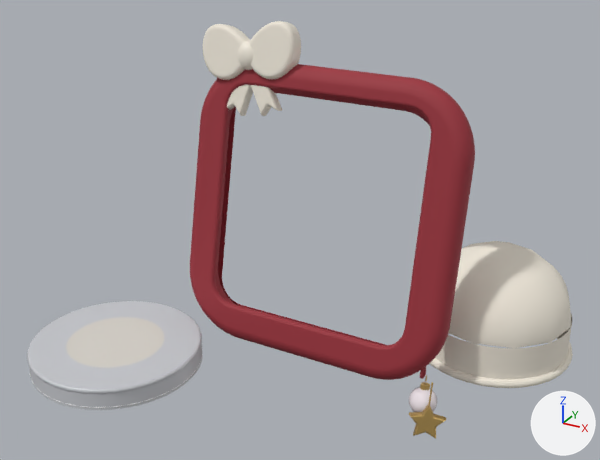
An edit to the glTF model src/lab/ar/holly.glb, drawn before and after from the same camera.
The view is the same before and after, from a 50 mm camera at (0.2, -0.385, 0.267) aimed at (-0.005, -0.013, 0.081). Arrows for +X, +Y and +Z are at lower right; the lights stay in place. The first picture is the older version. Where no turn or scale is listed for an object, it has been applied to the vertices.

Script lines for the objects in view, before the commit:
```python
ob_mesh_16 = bpy.data.objects.new('Mesh_16', me_mesh_16)
ob_mesh_16.location = (0.092, 0.052, 0.025)
ob_mesh_19 = bpy.data.objects.new('Mesh_19', me_mesh_19)
ob_mesh_19.location = (-0.096, -0.07, 0.0058)
ob_mesh_20 = bpy.data.objects.new('Mesh_20', me_mesh_20)
ob_mesh_20.location = (-0.096, -0.07, 0.0114)
ob_mesh_21 = bpy.data.objects.new('Mesh_21', me_mesh_21)
ob_mesh_21.location = (-0.096, -0.07, 0.013)
ob_mesh_22 = bpy.data.objects.new('Mesh_22', me_mesh_22)
ob_mesh_22.location = (-0.096, -0.07, 0.0122)
ob_mesh_23 = bpy.data.objects.new('Mesh_23', me_mesh_23)
ob_mesh_23.location = (-0.096, -0.07, 0.0019)
ob_mesh_4 = bpy.data.objects.new('Mesh_4', me_mesh_4)
ob_mesh_4.location = (-0.05, 0.0118, 0.1689)
# also in view: 'Mesh_2' at (0.0, 0.0, 0.085); 'Mesh_15' at (0.092, 0.052, 0.013); 'Mesh_3' at (0.0, -0.006, 0.089); 'Mesh_5' at (-0.042, 0.01, 0.153); 'Mesh_6' at (-0.064, 0.012, 0.169)
```
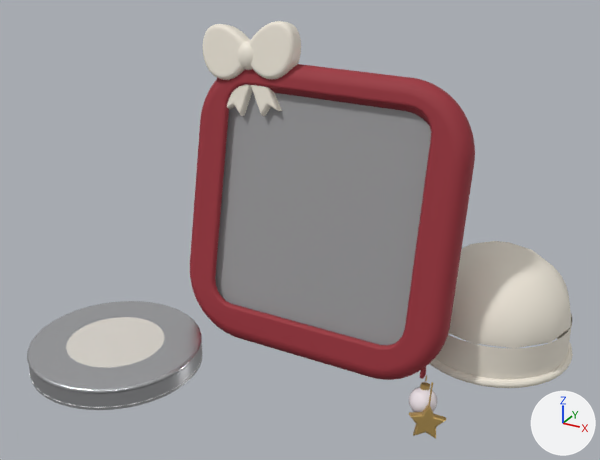
Pixel boxes [x1, y1, x2, y2] of what changed, in the pictures (600 x 460 px):
'display-stand-in', added: after [215, 92, 431, 345]
'Mesh_21', recoloured, surface changed (darker): [29, 301, 199, 389] in both
'Mesh_19', recoloured, surface changed (darker): [29, 319, 202, 410] in both
'Mesh_20', recoloured, surface changed: [27, 301, 202, 394] in both
'Mesh_23', recoloured: [30, 358, 202, 408] in both
'Mesh_1', unchanged, covered by the edit: before [218, 107, 385, 345]

What changed in the scene script:
```text
Change mat_material_8:
    mat_material_8.base_color: (0.88, 0.823, 0.716) -> (0.651, 0.658, 0.68)  # white #f1eadc -> light grey #d3d4d7
    mat_material_8.roughness: 0.88 -> 0.28
    mat_material_8.metallic: 0.0 -> 0.95
Change mat_material_9:
    mat_material_9.base_color: (0.584, 0.597, 0.631) -> (0.687, 0.658, 0.604)  # light grey #c9cbd0 -> light grey #d8d4cc
Change mat_material_11:
    mat_material_11.base_color: (1.0, 1.0, 1.0) -> (0.323, 0.323, 0.332)  # white #ffffff -> grey #9a9a9c
Change me_mesh_16:
    where me_mesh_16.from_pydata(...)  # 105 vertices, 180 faces; spans x -0.0439..0.0439, y -0.0439..0.0439, z 0.0..0.04
    remove me_mesh_16.materials.append(mat_material_8)  # white #f1eadc
    add me_mesh_16.materials.append(mat_material_7)  # white #f1eadc
Change me_mesh_19:
    where me_mesh_19.from_pydata(...)  # 196 vertices, 384 faces; spans x -0.0496..0.0496, y -0.0496..0.0496, z -0.0056..0.0056
    remove me_mesh_19.materials.append(mat_material_9)  # light grey #c9cbd0
    add me_mesh_19.materials.append(mat_material_8)  # light grey #d3d4d7
Change me_mesh_20:
    where me_mesh_20.from_pydata(...)  # 407 vertices, 720 faces; spans x -0.0498..0.0498, y -0.0498..0.0498, z -0.0015..0.0015
    remove me_mesh_20.materials.append(mat_material_9)  # light grey #c9cbd0
    add me_mesh_20.materials.append(mat_material_8)  # light grey #d3d4d7
Change me_mesh_21:
    where me_mesh_21.from_pydata(...)  # 194 vertices, 192 faces; spans x -0.0484..0.0484, y -0.0484..0.0484, z 0.0
    remove me_mesh_21.materials.append(mat_material_9)  # light grey #c9cbd0
    add me_mesh_21.materials.append(mat_material_8)  # light grey #d3d4d7
Change me_mesh_22:
    where me_mesh_22.from_pydata(...)  # 132 vertices, 256 faces; spans x -0.028..0.028, y -0.028..0.028, z -0.0008..0.0008
    remove me_mesh_22.materials.append(mat_material_10)  # light grey #d8d4cc
    add me_mesh_22.materials.append(mat_material_9)  # light grey #d8d4cc
Add me_mesh_24:
    me_mesh_24.from_pydata(...)  # 408 vertices, 812 faces; spans x -0.0692..0.0692, y -0.0187..0.0187, z -0.0684..0.0684
    me_mesh_24.materials.append(mat_material_11)  # grey #9a9a9c
Add ob_display_stand_in:
    ob_display_stand_in = bpy.data.objects.new('display-stand-in', me_mesh_24)
    ob_display_stand_in.location = (0.0, 0.002, 0.0841)
```
